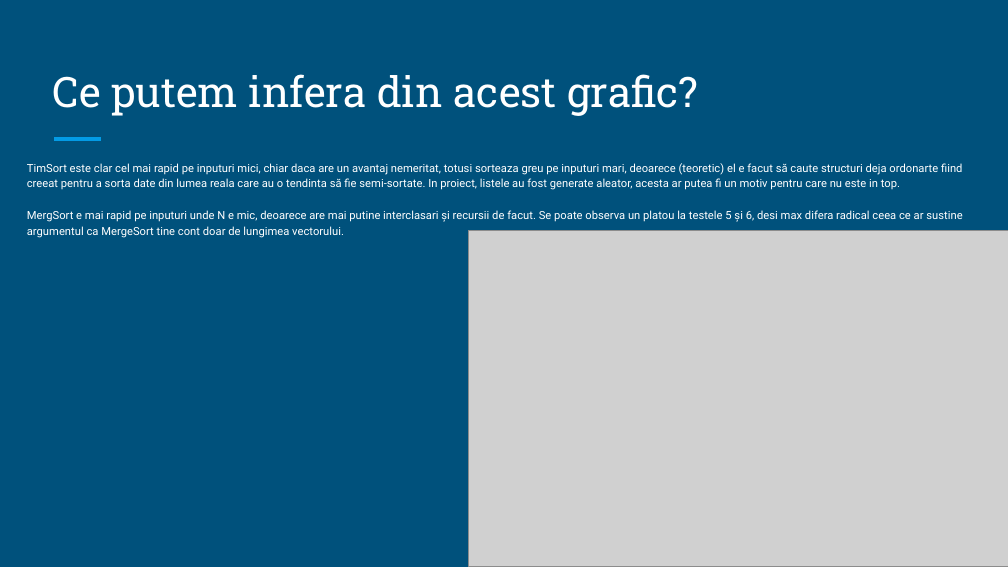
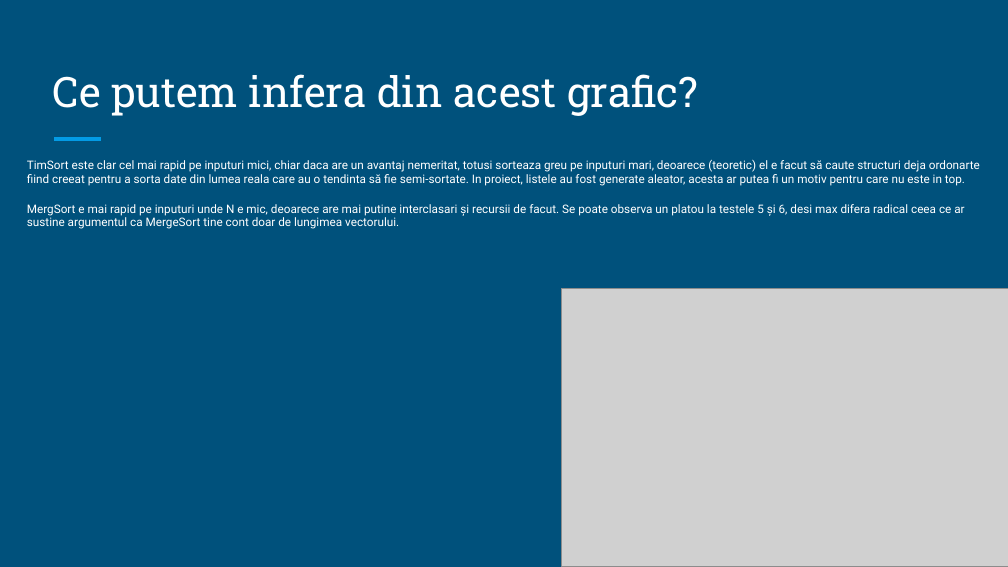
Before and after one commit to Qmpzlawasd/sortari, a slide deck: slide 5 of Tema cu sortari.pptx. Drawn at 1008x567 pixels with LibreOffice and Linux fonts; fonts in the diff are those of the drawing; grey boxes stand for pictures. Boxes give left, top, right and bottom in pixels: in the first picture for what was removed or moved away, otherwise in the second. Text is boxed around its words. In the diff, an @@ line names an element or a change of style, - is before the commit and + after.

```diff
--- a/Tema cu sortari.pptx
+++ b/Tema cu sortari.pptx
@@ text "TimSort este clar cel mai ..." at (x1=27, y1=160, x2=980, y2=229): size 8 to 8.4 pt; line spacing 1.15 to 0.95 @@
@@ picture resized from (x1=469, y1=231, x2=1008, y2=567) to (x1=561, y1=288, x2=1008, y2=566) @@
```
Also in this commit, not shown: 2 other slides changed.
